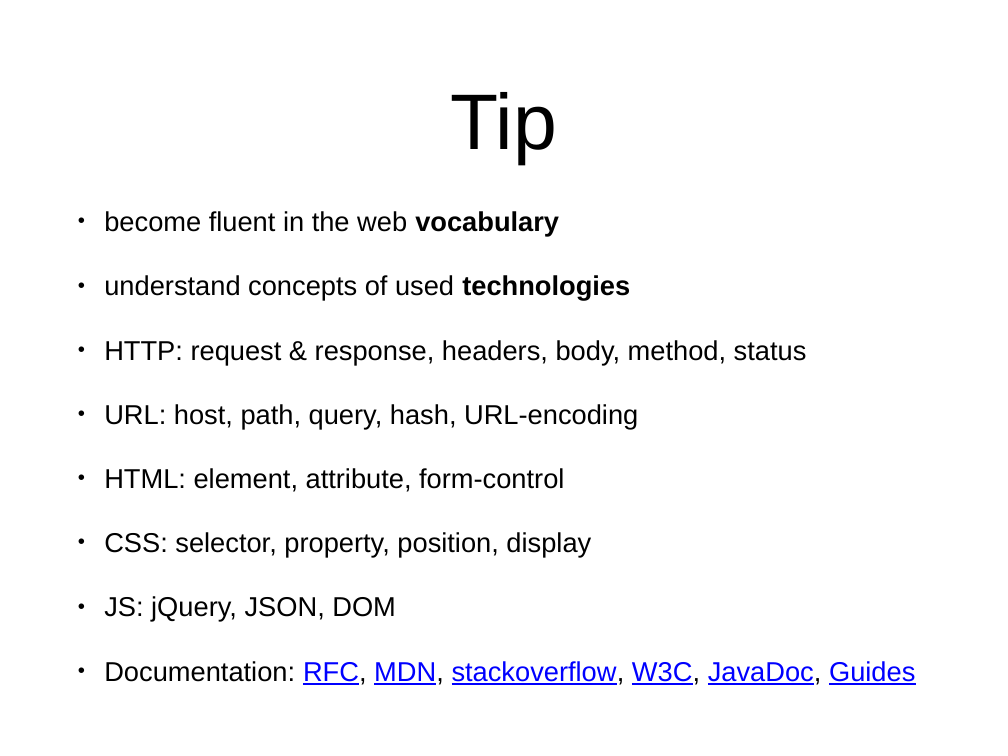
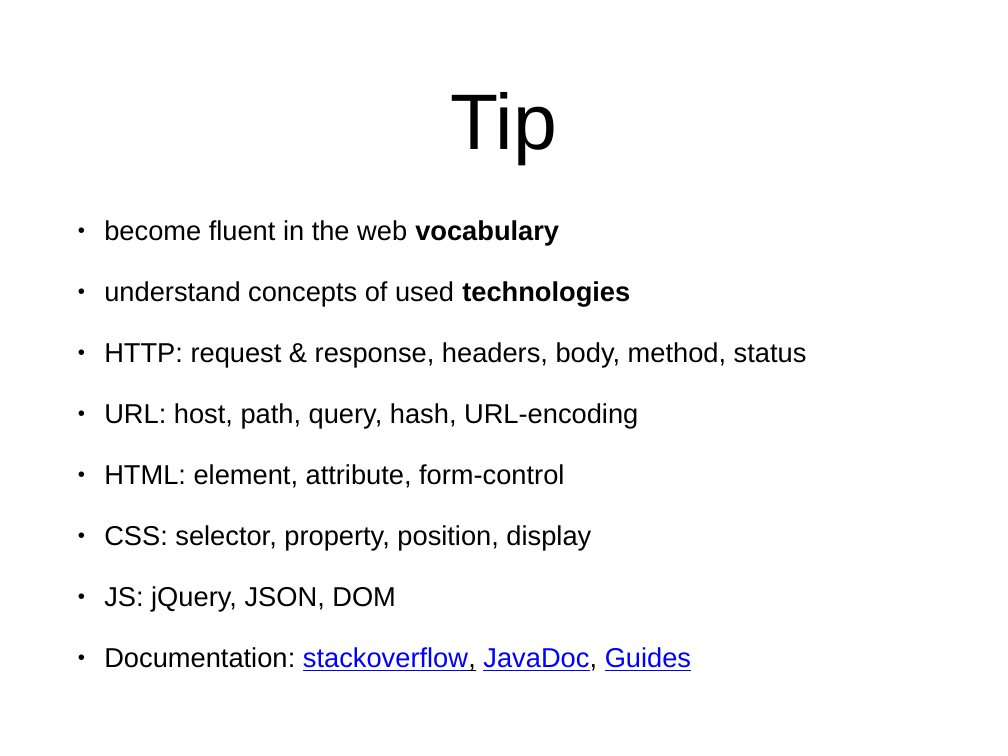
Before and after one commit to scg-unibe-ch/ese2017, a slide deck: slide 9 of slides/3_mvc.pptx (slide 11 before the commit). Drawn at 1008x756 pixels with LibreOffice and Linux fonts; fonts in the diff are those of the drawing. Boxes give left, top, right and bottom in pixels: in the first picture for what was removed or moved away, otherwise in the second. Text is boxed around its words. In the diff, an @@ line names an element or a change of style, - is before the commit and + after.

```diff
--- a/slides/3_mvc.pptx
+++ b/slides/3_mvc.pptx
@@ text at [104,220,807,611]: line spacing 1 to 0.9 @@
@@ text at [104,647,691,671]: text changed @@
-• Documentation: RFC, MDN, stackoverflow, W3C, JavaDoc, Guides
+• Documentation: stackoverflow, JavaDoc, Guides
```
Also in this commit, not shown: 5 other slides changed, 2 slides removed.
